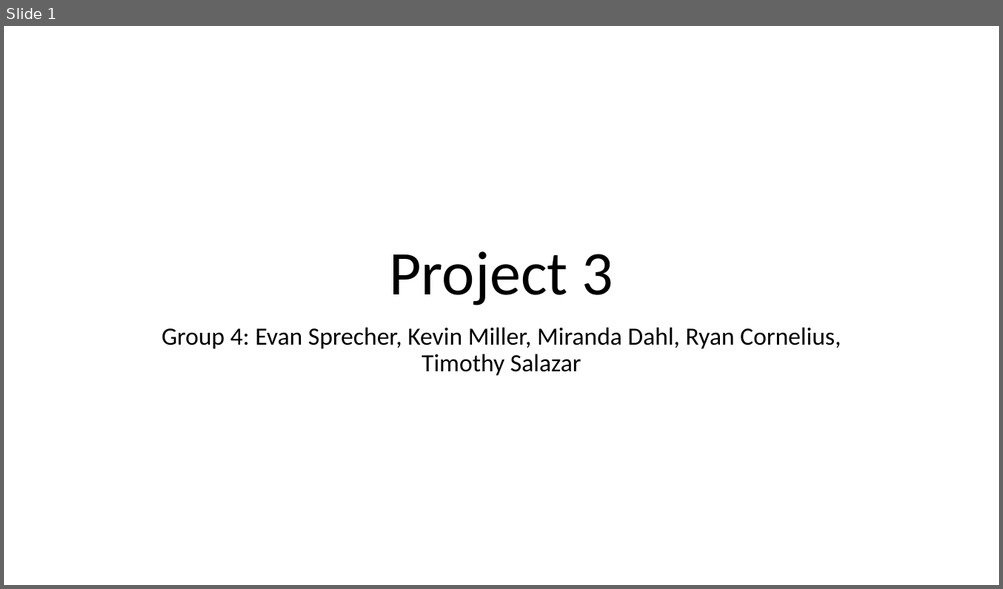
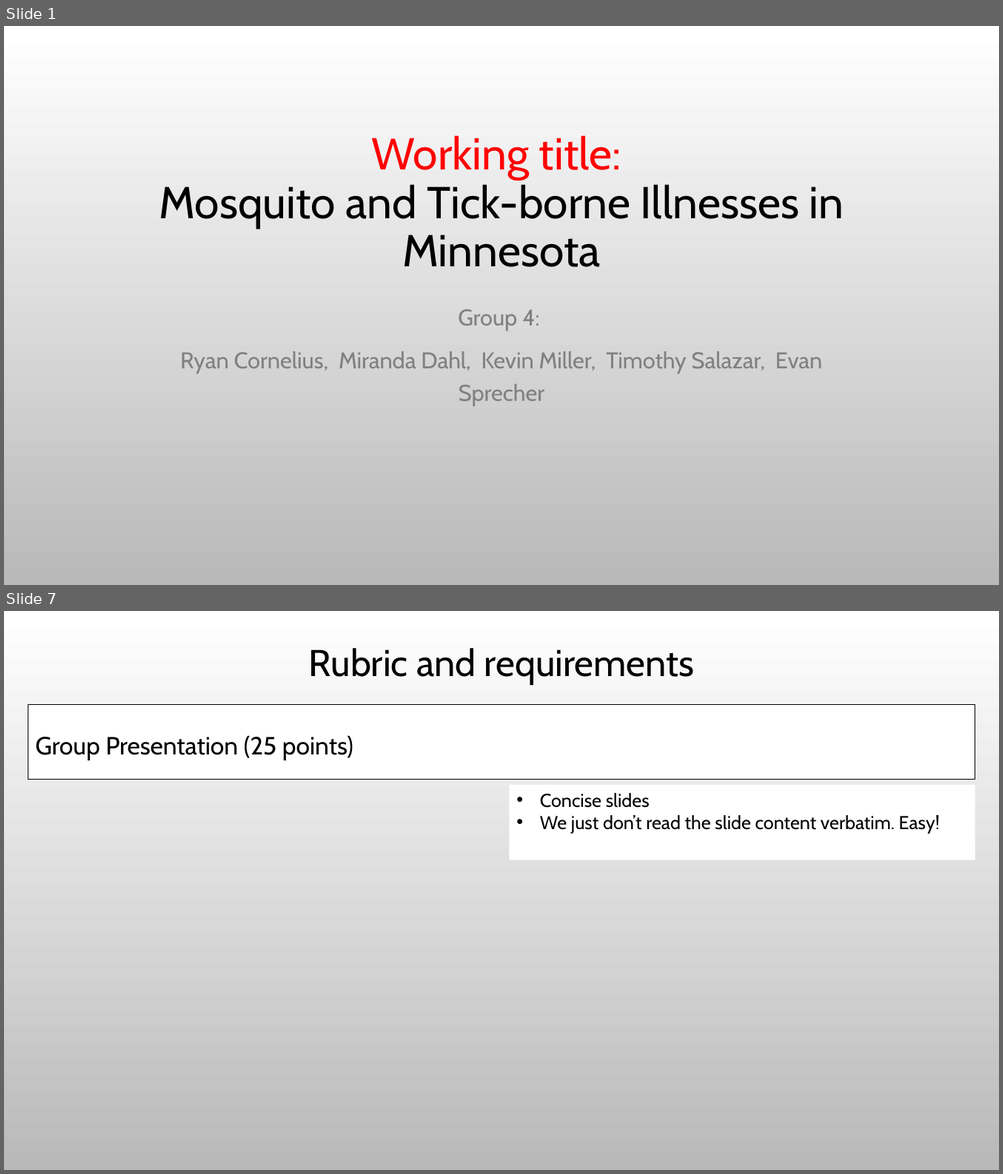
Before and after one commit to Evdawg/Project_3_Mosquito-borne_Diseases, a slide deck: Project_3_proposal.pptx. Shown one above the other, each under a label of ours: slide 1 before the commit, slides 1 and 7 after it; the slides between them are not shown. The pictures are 1003x589 and 1003x1174 pixels, drawn with LibreOffice and Linux fonts; fonts in the diff are those of the drawing; background and template pictures are left out. Boxes give left, top, right and bottom in pixels: in the first picture for what was removed or moved away, otherwise in the second. Text is boxed around its words. In the diff, an @@ line names an element or a change of style, - is before the commit and + after.

```diff
--- a/Project_3_proposal.pptx
+++ b/Project_3_proposal.pptx
@@ slide 7 added at <box>4,611,999,1170</box>, background picture (left out) @@
@@ title added at <box>309,648,694,684</box>, 36 pt, text #000000 @@
+Rubric and requirements
@@ text added at <box>28,705,976,780</box>, fill #FFFFFF, outline #000000 0.75 pt, 24 pt, text #000000 @@
+Group Presentation (25 points)
@@ rectangle added at <box>509,785,975,860</box>, fill #FFFFFF, 18 pt, text #000000 @@
+• Concise slides
+• We just don’t read the slide content verbatim. Easy!
@@ slide 1 changed as well @@
@@ background #FFFFFF to picture (left out) @@
@@ title at <box>159,136,844,267</box>: text changed; size 60 to 43.2 pt; font Calibri to Cabin @@
-Project 3
+Working title:
+Mosquito and Tick-borne Illnesses in Minnesota
@@ subtitle at <box>180,309,822,406</box>: text changed; size 24 to 22 pt; font Calibri to Cabin; text colour #000000 to #808080 @@
-Group 4: Evan Sprecher, Kevin Miller, Miranda Dahl, Ryan Cornelius, Timothy Salazar
+Group 4:
+Ryan Cornelius, Miranda Dahl, Kevin Miller, Timothy Salazar, Evan Sprecher
```
Also in this commit, not shown: 2 other slides changed, 3 other slides added, 2 slides removed.
